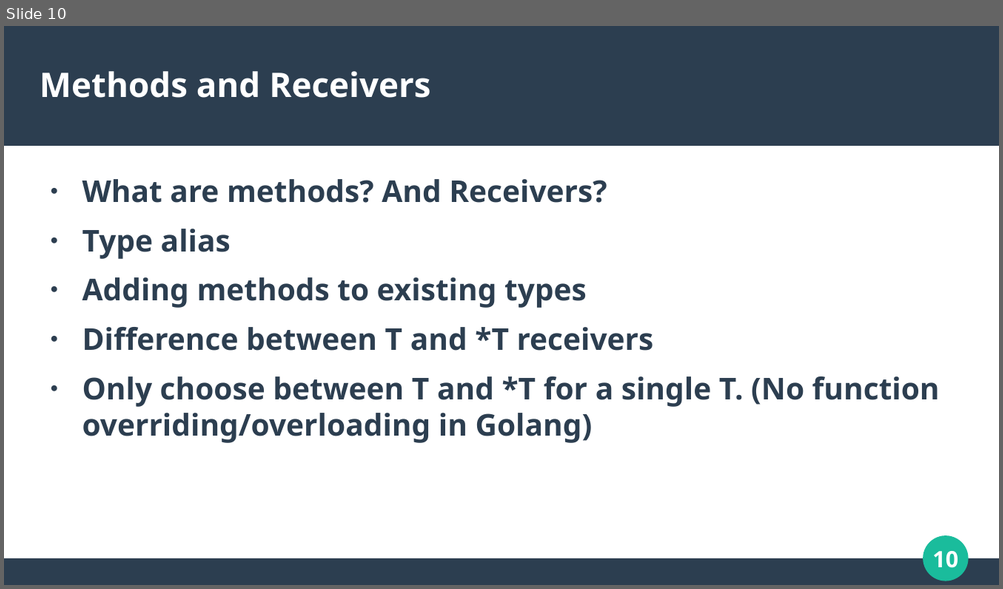
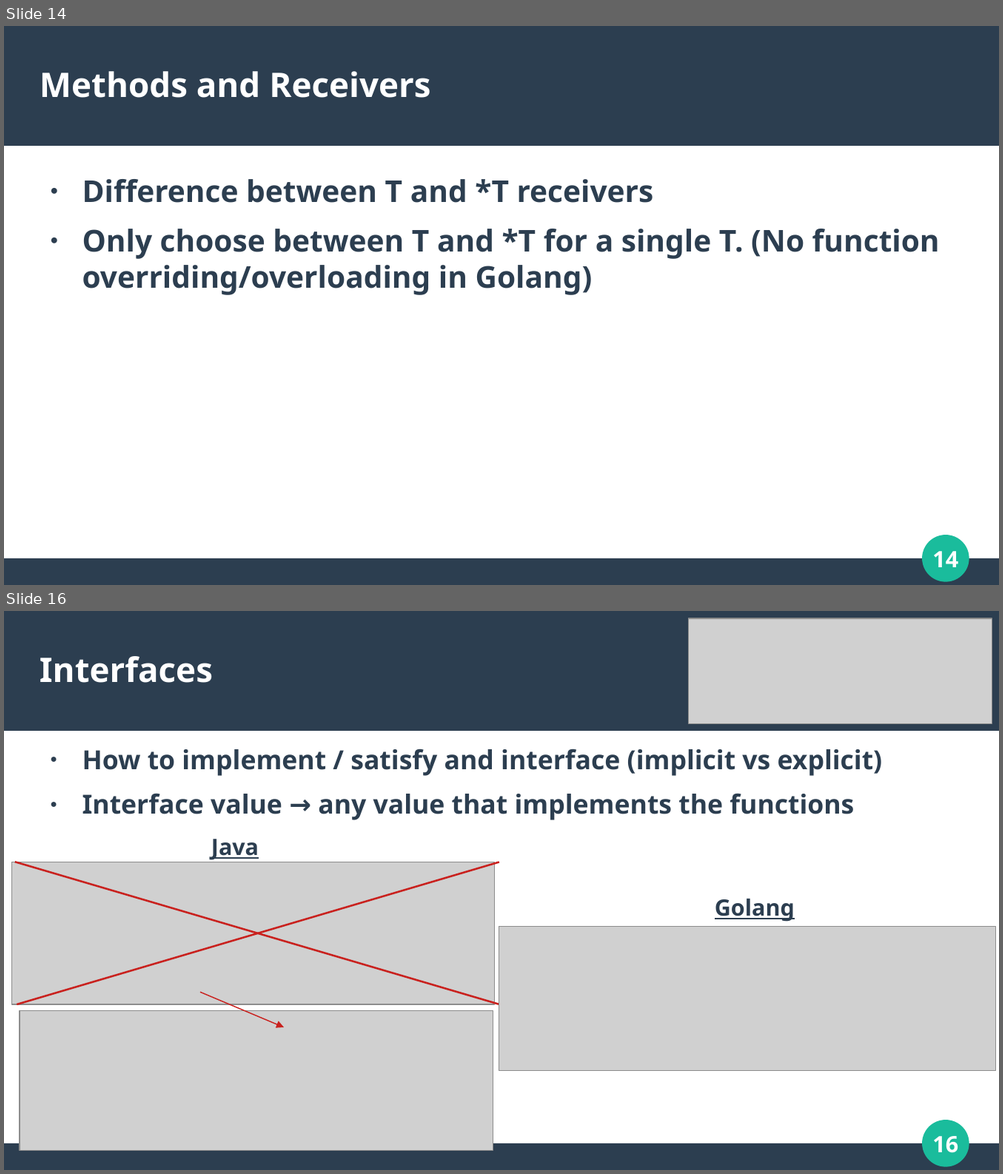
Before and after one commit to calvincramer/golang-training-2-completed, a slide deck: presentation-2.odp. Shown one above the other, each under a label of ours: slide 10 before the commit, slides 14 and 16 after it; the slides between them are not shown. The pictures are 1003x589 and 1003x1174 pixels, drawn with LibreOffice and Linux fonts; fonts in the diff are those of the drawing; grey boxes stand for pictures. Boxes give left, top, right and bottom in pixels: in the first picture for what was removed or moved away, otherwise in the second. Text is boxed around its words. In the diff, an @@ line names an element or a change of style, - is before the commit and + after.

```diff
--- a/presentation-2.odp
+++ b/presentation-2.odp
@@ slide 16 added at (4,611,999,1170), background #FFFFFF; not listed: 4 template elements that a slide beside it also shows @@
@@ picture added at (688,618,991,723) @@
@@ title added at (40,656,213,683), 27 pt, text #FFFFFF, bold @@
+Interfaces
@@ text added at (82,749,882,820), 21 pt, text #2C3E50, bold @@
+● How to implement / satisfy and interface (implicit vs explicit)
+● Interface value → any value that implements the functions
@@ text added at (211,839,259,860), 18 pt, text #2C3E50, bold, underline @@
+Java
@@ picture added at (12,863,494,1005) @@
@@ line added from (15, 862) to (501, 1005), #C9211E 1.5 pt @@
@@ line added from (17, 1005) to (500, 863), #C9211E 1.5 pt @@
@@ text added at (714,899,794,922), 18 pt, text #2C3E50, bold, underline @@
+Golang
@@ picture added at (500,927,996,1071) @@
@@ arrow added from (200, 993) to (284, 1028), #C9211E 0.85 pt @@
@@ picture added at (20,1011,493,1150) @@
@@ what was slide 10 is now slide 14 @@
@@ slide 14 changed as well @@
@@ text at (82,179,606,308): paragraphs removed @@
-● What are methods? And Receivers?
-● Type alias
-● Adding methods to existing types
@@ ellipse at (924,537,968,581): outline #1ABC9C 0.85 pt to #1ABC9C 2.15 pt @@
@@ page number at (932,551,958,568): text changed @@
-10
+14
```
Also in this commit, not shown: 13 other slides changed, 14 other slides added, 1 slide removed.
